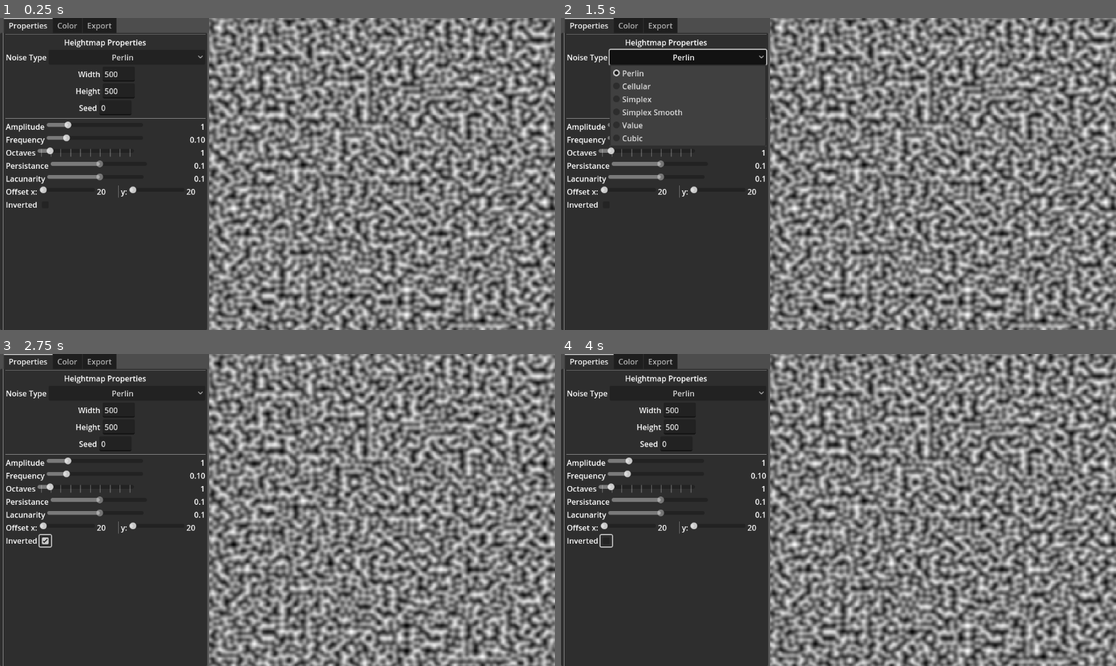
Above: before the commit, frames 1-4 (two rows, left to right).
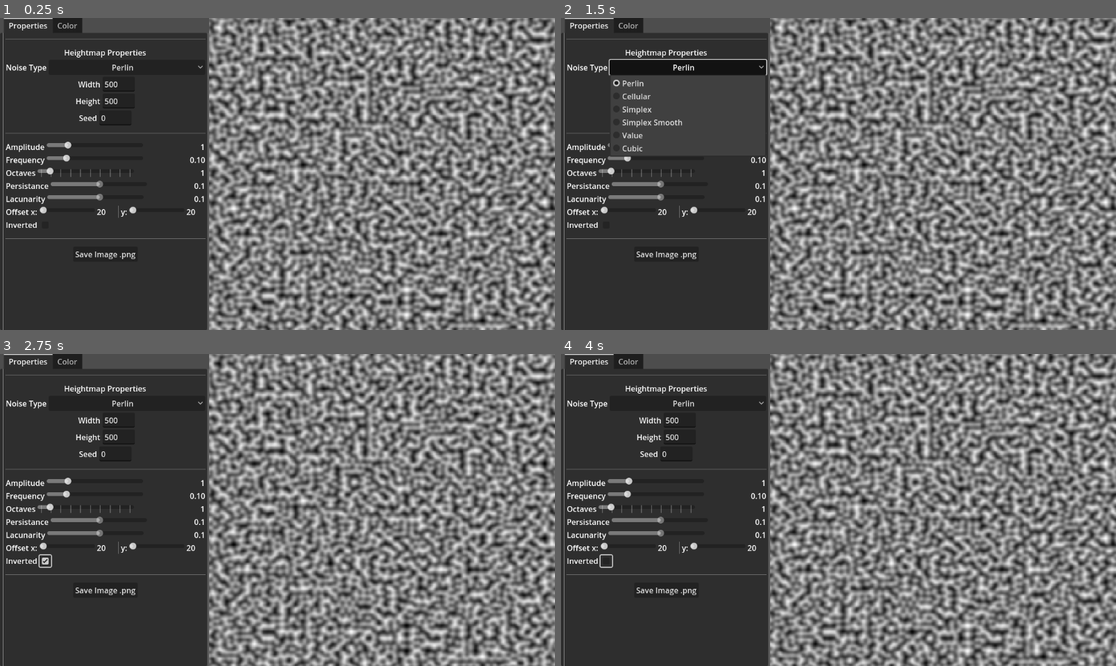
Above: after the commit, the same moments.

Repository: SpeckofDust25/NoiseImageGenerator
Game: Godot game, scene res://NoiseImageGenerator.tscn
Two runs of this game, one before a commit and one after it. Both use one fixed random seed, a clock stepped at 60 frames per second and the inputs below. Before the commit the project starts from res://heightmap_image_generator.tscn.
Inputs (mouse positions are in pixels of both pictures, inside the frame that each line leads up to; where the layout moved, square brackets give the same spot in the first picture):
- Up to frame 1 (0.25 s): no input
- Up to frame 2 (1.5 s): click (666, 255) at 0.5 s, where only the run after the commit has a clickable "Save Image .png"; click "Perlin" at 1.25 s
- Up to frame 3 (2.75 s): click (44, 559) [44, 541] at 2 s
- Up to frame 4 (4 s): click "Perlin" at 2.75 s; click (605, 559) [605, 541] at 3.5 s

The runs differ from the first frame. In frame 1, 4.1% of the frame differs, in the area x 1-38%, y 0-78%; in frame 2, 5.7%; in frame 3, 4.2%; in frame 4, 4.1%.

Commit message:
Updated Icon and Added Save Image Button

Diff:
--- a/MainInterface.gd
+++ b/MainInterface.gd
@@ -16,6 +16,9 @@
 var y_offset_slider: HSlider;
 var inverted_checkbox: CheckBox;
 
+#Saving
+var save_png_button: Button;
+
 #Labels
 var amplitude_value_label: Label;
 var frequency_value_label: Label;
@@ -28,7 +31,7 @@
 #Initialize
 func _ready():
 	var properties = get_node("HBoxContainer/TabContainer/Properties");
-	heightmap_image_generator = get_node("HeightmapImageGenerator");
+	heightmap_image_generator = get_node("NoiseImageGenerator");
 	noise_type_option_button = properties.get_node("HBoxContainer/VBoxContainer/NoiseTypeContainer/NoiseTypeOptionButton");
 	width_line_edit = properties.get_node("HBoxContainer/VBoxContainer/WidthContainer/WidthLineEdit");
 	height_line_edit = properties.get_node("HBoxContainer/VBoxContainer/HeightContainer/HeightLineEdit");
@@ -49,6 +52,8 @@
 	lacunarity_value_label = properties.get_node("HBoxContainer/VBoxContainer/LacunarityContainer/LacunarityValueLabel");
 	x_offset_value_label = properties.get_node("HBoxContainer/VBoxContainer/OffsetContainer/XOffsetValueLabel");
 	y_offset_value_label = properties.get_node("HBoxContainer/VBoxContainer/OffsetContainer/YOffsetValueLabel");
+
+	save_png_button = properties.get_node("HBoxContainer/VBoxContainer/SavePngContainer/SavePngButton")
 
 	width_line_edit.text = str(heightmap_image_generator.get_width());
 	height_line_edit.text = str(heightmap_image_generator.get_height());
@@ -90,3 +95,20 @@
 
 func _y_offset_changed(value):
 	y_offset_value_label.set_text(str(value));
+
+func _save_button_pressed():
+	if (heightmap_image_generator.has_method("get_image")):
+		var image: Image = heightmap_image_generator.get_image();
+		var save_path: String = "";
+
+		if (OS.has_feature("editor")):
+			save_path = "res://Images/" + Time.get_datetime_string_from_system(false, false).replace(":", "_") + ".png";
+			if (!DirAccess.dir_exists_absolute("res://Images")):
+				DirAccess.make_dir_absolute("res://Images");
+		else:
+			save_path = OS.get_executable_path().get_base_dir() + "/Images/" + Time.get_datetime_string_from_system(false, false).replace(":", "_") + ".png";
+
+			if (!DirAccess.dir_exists_absolute(OS.get_executable_path().get_base_dir() + "/Images")):
+				DirAccess.make_dir_absolute(OS.get_executable_path().get_base_dir() + "/Images");
+
+		image.save_png(save_path);
--- a/HeightmapImageGenerator.gd
+++ b/NoiseImageGenerator.gd
@@ -95,6 +95,9 @@
 func get_inverted()-> bool:
 	return inverted;
 
+func get_image() -> Image:
+	return image;
+
 #Connections
 func _noise_type_changed(index):
 	noise_type = noise_type_array[index];
--- a/heightmap_image_generator.tscn
+++ b/NoiseImageGenerator.tscn
@@ -1,7 +1,7 @@
-[gd_scene load_steps=3 format=3 uid="uid://bovxu02vbl8cn"]
-
-[ext_resource type="Script" path="res://MainInterface.gd" id="1_b0bbv"]
-[ext_resource type="Script" path="res://HeightmapImageGenerator.gd" id="1_y0gqr"]
+[gd_scene load_steps=3 format=3 uid="uid://ba0wd0ruwo3r"]
+
+[ext_resource type="Script" path="res://MainInterface.gd" id="1_d6kfn"]
+[ext_resource type="Script" path="res://NoiseImageGenerator.gd" id="2_v3hyi"]
 
 [node name="CanvasLayer" type="CanvasLayer"]
 
@@ -14,10 +14,10 @@
 grow_vertical = 2
 size_flags_horizontal = 3
 size_flags_vertical = 3
-script = ExtResource("1_b0bbv")
-
-[node name="HeightmapImageGenerator" type="Node" parent="MainInterface"]
-script = ExtResource("1_y0gqr")
+script = ExtResource("1_d6kfn")
+
+[node name="NoiseImageGenerator" type="Node" parent="MainInterface"]
+script = ExtResource("2_v3hyi")
 width = 500
 height = 500
 
@@ -57,6 +57,7 @@
 size_flags_horizontal = 3
 
 [node name="HSeparator" type="HSeparator" parent="MainInterface/HBoxContainer/TabContainer/Properties/HBoxContainer/VBoxContainer"]
+custom_minimum_size = Vector2(0, 25)
 layout_mode = 2
 
 [node name="MenuTitle" type="Label" parent="MainInterface/HBoxContainer/TabContainer/Properties/HBoxContainer/VBoxContainer"]
@@ -127,6 +128,7 @@
 virtual_keyboard_type = 2
 
 [node name="HSeparator2" type="HSeparator" parent="MainInterface/HBoxContainer/TabContainer/Properties/HBoxContainer/VBoxContainer"]
+custom_minimum_size = Vector2(0, 25)
 layout_mode = 2
 
 [node name="AmplitudeContainer" type="HBoxContainer" parent="MainInterface/HBoxContainer/TabContainer/Properties/HBoxContainer/VBoxContainer"]
@@ -286,14 +288,22 @@
 layout_mode = 2
 action_mode = 0
 
+[node name="HSeparator3" type="HSeparator" parent="MainInterface/HBoxContainer/TabContainer/Properties/HBoxContainer/VBoxContainer"]
+custom_minimum_size = Vector2(0, 25)
+layout_mode = 2
+
+[node name="SavePngContainer" type="HBoxContainer" parent="MainInterface/HBoxContainer/TabContainer/Properties/HBoxContainer/VBoxContainer"]
+layout_mode = 2
+alignment = 1
+
+[node name="SavePngButton" type="Button" parent="MainInterface/HBoxContainer/TabContainer/Properties/HBoxContainer/VBoxContainer/SavePngContainer"]
+layout_mode = 2
+text = "Save Image .png"
+
 [node name="VSeparator" type="VSeparator" parent="MainInterface/HBoxContainer/TabContainer/Properties/HBoxContainer"]
 layout_mode = 2
 
 [node name="Color" type="TabBar" parent="MainInterface/HBoxContainer/TabContainer"]
-visible = false
-layout_mode = 2
-
-[node name="Export" type="TabBar" parent="MainInterface/HBoxContainer/TabContainer"]
 visible = false
 layout_mode = 2
 
@@ -310,22 +320,23 @@
 grow_vertical = 2
 size_flags_horizontal = 3
 
-[connection signal="item_selected" from="MainInterface/HBoxContainer/TabContainer/Properties/HBoxContainer/VBoxContainer/NoiseTypeContainer/NoiseTypeOptionButton" to="MainInterface/HeightmapImageGenerator" method="_noise_type_changed"]
-[connection signal="text_submitted" from="MainInterface/HBoxContainer/TabContainer/Properties/HBoxContainer/VBoxContainer/WidthContainer/WidthLineEdit" to="MainInterface/HeightmapImageGenerator" method="_width_changed"]
-[connection signal="text_submitted" from="MainInterface/HBoxContainer/TabContainer/Properties/HBoxContainer/VBoxContainer/HeightContainer/HeightLineEdit" to="MainInterface/HeightmapImageGenerator" method="_height_changed"]
-[connection signal="text_submitted" from="MainInterface/HBoxContainer/TabContainer/Properties/HBoxContainer/VBoxContainer/SeedContainer/SeedLineEdit" to="MainInterface/HeightmapImageGenerator" method="_seed_changed"]
+[connection signal="item_selected" from="MainInterface/HBoxContainer/TabContainer/Properties/HBoxContainer/VBoxContainer/NoiseTypeContainer/NoiseTypeOptionButton" to="MainInterface/NoiseImageGenerator" method="_noise_type_changed"]
+[connection signal="text_submitted" from="MainInterface/HBoxContainer/TabContainer/Properties/HBoxContainer/VBoxContainer/WidthContainer/WidthLineEdit" to="MainInterface/NoiseImageGenerator" method="_width_changed"]
+[connection signal="text_submitted" from="MainInterface/HBoxContainer/TabContainer/Properties/HBoxContainer/VBoxContainer/HeightContainer/HeightLineEdit" to="MainInterface/NoiseImageGenerator" method="_height_changed"]
+[connection signal="text_submitted" from="MainInterface/HBoxContainer/TabContainer/Properties/HBoxContainer/VBoxContainer/SeedContainer/SeedLineEdit" to="MainInterface/NoiseImageGenerator" method="_seed_changed"]
 [connection signal="value_changed" from="MainInterface/HBoxContainer/TabContainer/Properties/HBoxContainer/VBoxContainer/AmplitudeContainer/AmplitudeSlider" to="MainInterface" method="_amplitude_changed"]
-[connection signal="value_changed" from="MainInterface/HBoxContainer/TabContainer/Properties/HBoxContainer/VBoxContainer/AmplitudeContainer/AmplitudeSlider" to="MainInterface/HeightmapImageGenerator" method="_amplitude_changed"]
+[connection signal="value_changed" from="MainInterface/HBoxContainer/TabContainer/Properties/HBoxContainer/VBoxContainer/AmplitudeContainer/AmplitudeSlider" to="MainInterface/NoiseImageGenerator" method="_amplitude_changed"]
 [connection signal="value_changed" from="MainInterface/HBoxContainer/TabContainer/Properties/HBoxContainer/VBoxContainer/FrequencyContainer/FrequencySlider" to="MainInterface" method="_frequency_changed"]
-[connection signal="value_changed" from="MainInterface/HBoxContainer/TabContainer/Properties/HBoxContainer/VBoxContainer/FrequencyContainer/FrequencySlider" to="MainInterface/HeightmapImageGenerator" method="_frequency_changed"]
+[connection signal="value_changed" from="MainInterface/HBoxContainer/TabContainer/Properties/HBoxContainer/VBoxContainer/FrequencyContainer/FrequencySlider" to="MainInterface/NoiseImageGenerator" method="_frequency_changed"]
 [connection signal="value_changed" from="MainInterface/HBoxContainer/TabContainer/Properties/HBoxContainer/VBoxContainer/OctavesContainer/OctavesSlider" to="MainInterface" method="_octaves_changed"]
-[connection signal="value_changed" from="MainInterface/HBoxContainer/TabContainer/Properties/HBoxContainer/VBoxContainer/OctavesContainer/OctavesSlider" to="MainInterface/HeightmapImageGenerator" method="_octaves_changed"]
+[connection signal="value_changed" from="MainInterface/HBoxContainer/TabContainer/Properties/HBoxContainer/VBoxContainer/OctavesContainer/OctavesSlider" to="MainInterface/NoiseImageGenerator" method="_octaves_changed"]
 [connection signal="value_changed" from="MainInterface/HBoxContainer/TabContainer/Properties/HBoxContainer/VBoxContainer/PersistanceContainer/PersistanceSlider" to="MainInterface" method="_persistance_changed"]
-[connection signal="value_changed" from="MainInterface/HBoxContainer/TabContainer/Properties/HBoxContainer/VBoxContainer/PersistanceContainer/PersistanceSlider" to="MainInterface/HeightmapImageGenerator" method="_persistance_changed"]
+[connection signal="value_changed" from="MainInterface/HBoxContainer/TabContainer/Properties/HBoxContainer/VBoxContainer/PersistanceContainer/PersistanceSlider" to="MainInterface/NoiseImageGenerator" method="_persistance_changed"]
 [connection signal="value_changed" from="MainInterface/HBoxContainer/TabContainer/Properties/HBoxContainer/VBoxContainer/LacunarityContainer/LacunaritySlider" to="MainInterface" method="_lacunarity_changed"]
-[connection signal="value_changed" from="MainInterface/HBoxContainer/TabContainer/Properties/HBoxContainer/VBoxContainer/LacunarityContainer/LacunaritySlider" to="MainInterface/HeightmapImageGenerator" method="_lacunarity_slider"]
+[connection signal="value_changed" from="MainInterface/HBoxContainer/TabContainer/Properties/HBoxContainer/VBoxContainer/LacunarityContainer/LacunaritySlider" to="MainInterface/NoiseImageGenerator" method="_lacunarity_slider"]
 [connection signal="value_changed" from="MainInterface/HBoxContainer/TabContainer/Properties/HBoxContainer/VBoxContainer/OffsetContainer/XSlider" to="MainInterface" method="_x_offset_changed"]
-[connection signal="value_changed" from="MainInterface/HBoxContainer/TabContainer/Properties/HBoxContainer/VBoxContainer/OffsetContainer/XSlider" to="MainInterface/HeightmapImageGenerator" method="_x_changed"]
+[connection signal="value_changed" from="MainInterface/HBoxContainer/TabContainer/Properties/HBoxContainer/VBoxContainer/OffsetContainer/XSlider" to="MainInterface/NoiseImageGenerator" method="_x_changed"]
 [connection signal="value_changed" from="MainInterface/HBoxContainer/TabContainer/Properties/HBoxContainer/VBoxContainer/OffsetContainer/YSlider" to="MainInterface" method="_y_offset_changed"]
-[connection signal="value_changed" from="MainInterface/HBoxContainer/TabContainer/Properties/HBoxContainer/VBoxContainer/OffsetContainer/YSlider" to="MainInterface/HeightmapImageGenerator" method="_y_changed"]
-[connection signal="toggled" from="MainInterface/HBoxContainer/TabContainer/Properties/HBoxContainer/VBoxContainer/InvertedContainer/InvertedCheckBox" to="MainInterface/HeightmapImageGenerator" method="_inverted_changed"]
+[connection signal="value_changed" from="MainInterface/HBoxContainer/TabContainer/Properties/HBoxContainer/VBoxContainer/OffsetContainer/YSlider" to="MainInterface/NoiseImageGenerator" method="_y_changed"]
+[connection signal="toggled" from="MainInterface/HBoxContainer/TabContainer/Properties/HBoxContainer/VBoxContainer/InvertedContainer/InvertedCheckBox" to="MainInterface/NoiseImageGenerator" method="_inverted_changed"]
+[connection signal="pressed" from="MainInterface/HBoxContainer/TabContainer/Properties/HBoxContainer/VBoxContainer/SavePngContainer/SavePngButton" to="MainInterface" method="_save_button_pressed"]
--- a/project.godot
+++ b/project.godot
@@ -10,10 +10,12 @@
 
 [application]
 
-config/name="HeightmapImageGenerator"
-run/main_scene="res://heightmap_image_generator.tscn"
+config/name="NoiseImageGenerator"
+run/main_scene="res://NoiseImageGenerator.tscn"
 config/features=PackedStringArray("4.0", "Forward Plus")
-config/icon="res://icon.svg"
+config/icon="res://Images/Icons/Icon (1).ico"
+config/macos_native_icon="res://Images/Icons/Icon.png"
+config/windows_native_icon="res://Images/Icons/Icon (1).ico"
 
 [rendering]
 
Binary file added: Images/Icons/Icon (1).ico
Binary file added: Images/Icons/Icon.png
Not shown, added: Images/Icons/Icon.png.import
Not shown, added: export_presets.cfg
Not shown, added: rcedit/rcedit-x64.exe
